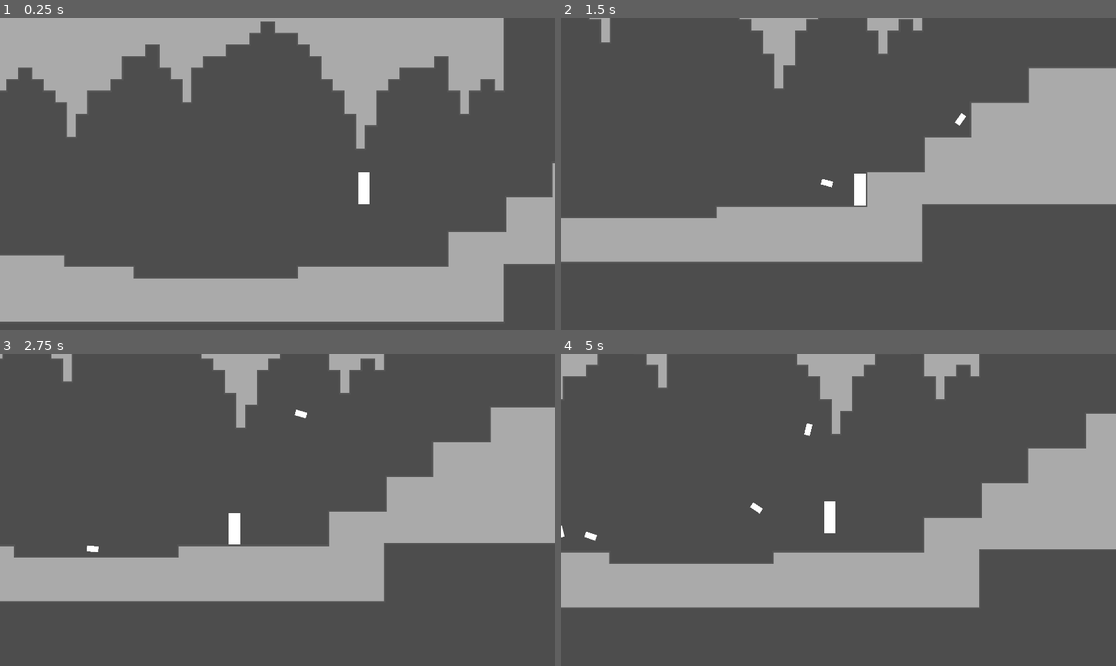
Above: before the commit, frames 1-4 (two rows, left to right).
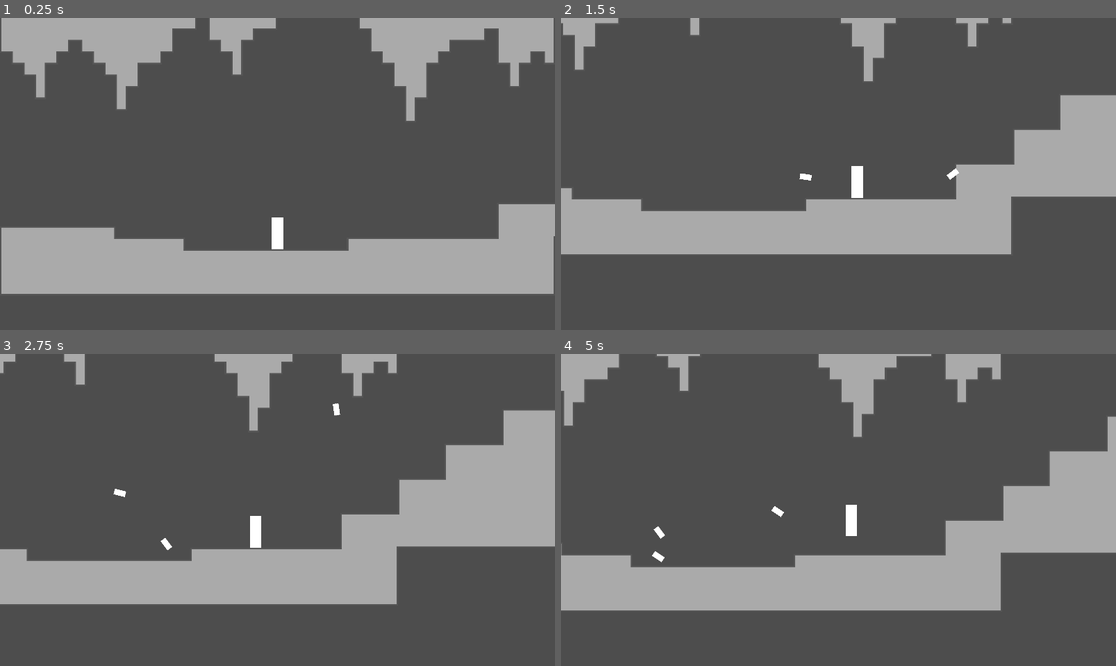
Above: after the commit, the same moments.

Repository: Crafter549/Action-Game-Hackathon
Game: Godot game, scene res://main.tscn
The game is run twice, just before and just after one commit, with the same random seed, the same clock (stepped at 60 frames per second) and the same inputs.
Inputs (mouse positions are in pixels of both pictures, inside the frame that each line leads up to):
- Up to frame 1 (0.25 s): no input
- Up to frame 2 (1.5 s): move the mouse to (960, 158) at 0.52 s; hold D (move_right) from 0.53 s (still down); click (960, 158) at 0.6 s; tap W (jump) at 0.77 s; move the mouse to (727, 189) at 1.27 s; click (727, 189) at 1.35 s
- Up to frame 3 (2.75 s): tap W (jump) at 1.52 s; move the mouse to (333, 441) at 2.02 s; release D (move_right) at 2.03 s; hold A (move_left) from 2.03 s (still down); click (333, 441) at 2.1 s
- Up to frame 4 (5 s): move the mouse to (810, 572) at 2.77 s; release A (move_left) at 2.78 s; hold D (move_right) 2.78-4.28 s; click (810, 572) at 2.85 s; tap W (jump) at 3.02, 3.77, 4.52 s; move the mouse to (1005, 556) at 3.52 s; click (1005, 556) at 3.6 s; move the mouse to (672, 463) at 4.27 s; hold A (move_left) from 4.28 s (still down); click (672, 463) at 4.35 s

The runs differ from the first frame. In frame 1, 30% of the frame differs, in the area x 0-100%, y 0-98%; in frame 2, 16%; in frame 3, 6.3%; in frame 4, 9.4%.

Commit message:
Added hit overlay

Diff:
--- a/action-game-hackathon/bullet.tscn
+++ b/action-game-hackathon/bullet.tscn
@@ -32,7 +32,7 @@
 rect = Rect2(-40, -20, 80, 40)
 
 [node name="Inital Timer" type="Timer" parent="." unique_id=1329141652]
-wait_time = 0.1
+wait_time = 0.25
 autostart = true
 
 [connection signal="body_entered" from="." to="." method="_on_body_entered"]
--- a/action-game-hackathon/main.gd
+++ b/action-game-hackathon/main.gd
@@ -13,4 +13,13 @@
 
 		add_child(bullet)
 
-	$Camera.position += ($Player.position + 0.15 * $Player.velocity + 0.3 * (get_viewport().get_mouse_position() - Vector2(960, 540)) - $Camera.position) * 0.03
+	$Camera.position += ($Player.position + 0.3 * $Player.velocity + 0.4 * (get_viewport().get_mouse_position() - Vector2(960, 540)) - $Camera.position) * 0.03
+	$UI.position = $Camera.position - Vector2(960, 540)
+
+	$UI/HitOverlay.self_modulate.a -= 0.02
+
+func _on_player_player_hit():
+	$UI/HitOverlay.self_modulate.a = 0.72
+
+func _on_player_player_die():
+	pass # Replace with function body.
--- a/action-game-hackathon/main.tscn
+++ b/action-game-hackathon/main.tscn
@@ -13,7 +13,10 @@
 [node name="ForegroundTiles" parent="." unique_id=1369031904 instance=ExtResource("1_h2yge")]
 
 [node name="Player" parent="." unique_id=71939808 instance=ExtResource("3_1bvp3")]
-position = Vector2(1432, 510)
+position = Vector2(960, 865)
+
+[node name="Camera" type="Camera2D" parent="." unique_id=460998086]
+position = Vector2(960, 540)
 
 [node name="Enemy2" parent="." unique_id=1201280926 instance=ExtResource("5_lquwl")]
 position = Vector2(3366, 326)
@@ -57,5 +60,23 @@
 [node name="Enemy15" parent="." unique_id=1266728046 instance=ExtResource("5_lquwl")]
 position = Vector2(7008, -305)
 
-[node name="Camera" type="Camera2D" parent="." unique_id=460998086]
-position = Vector2(960, 540)
+[node name="UI" type="Control" parent="." unique_id=1685572284]
+layout_mode = 3
+anchors_preset = 15
+anchor_right = 1.0
+anchor_bottom = 1.0
+grow_horizontal = 2
+grow_vertical = 2
+
+[node name="HitOverlay" type="ColorRect" parent="UI" unique_id=144756620]
+self_modulate = Color(1, 1, 1, 0)
+layout_mode = 1
+anchors_preset = 15
+anchor_right = 1.0
+anchor_bottom = 1.0
+grow_horizontal = 2
+grow_vertical = 2
+color = Color(1, 0, 0, 1)
+
+[connection signal="playerDie" from="Player" to="." method="_on_player_player_die"]
+[connection signal="playerHit" from="Player" to="." method="_on_player_player_hit"]
--- a/action-game-hackathon/player.gd
+++ b/action-game-hackathon/player.gd
@@ -16,6 +16,7 @@
 
 var health = 5
 signal playerHit
+signal playerDie
 
 func _physics_process(delta):
 	var acc = Vector2(0, 0) # tiles / second^2
@@ -74,5 +75,7 @@
 
 func _on_hurtbox_body_entered(body):
 	health -= 1
-	if(health <= 0):
+	if health <= 0:
+		playerDie.emit()
+	else:
 		playerHit.emit()
